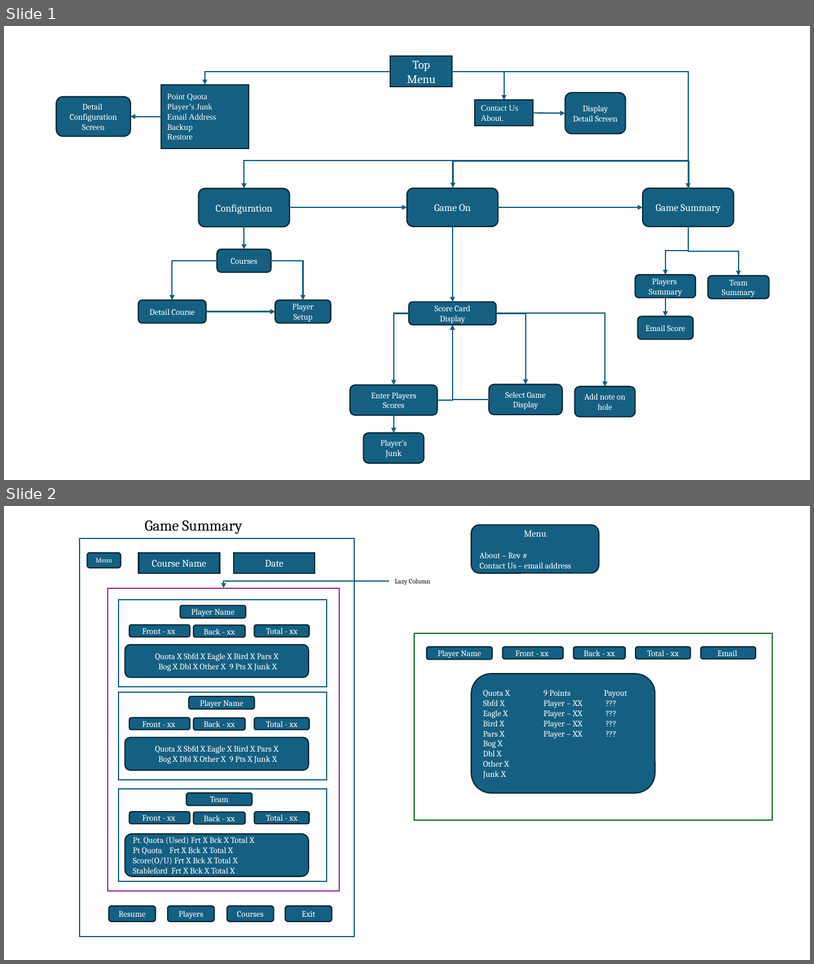
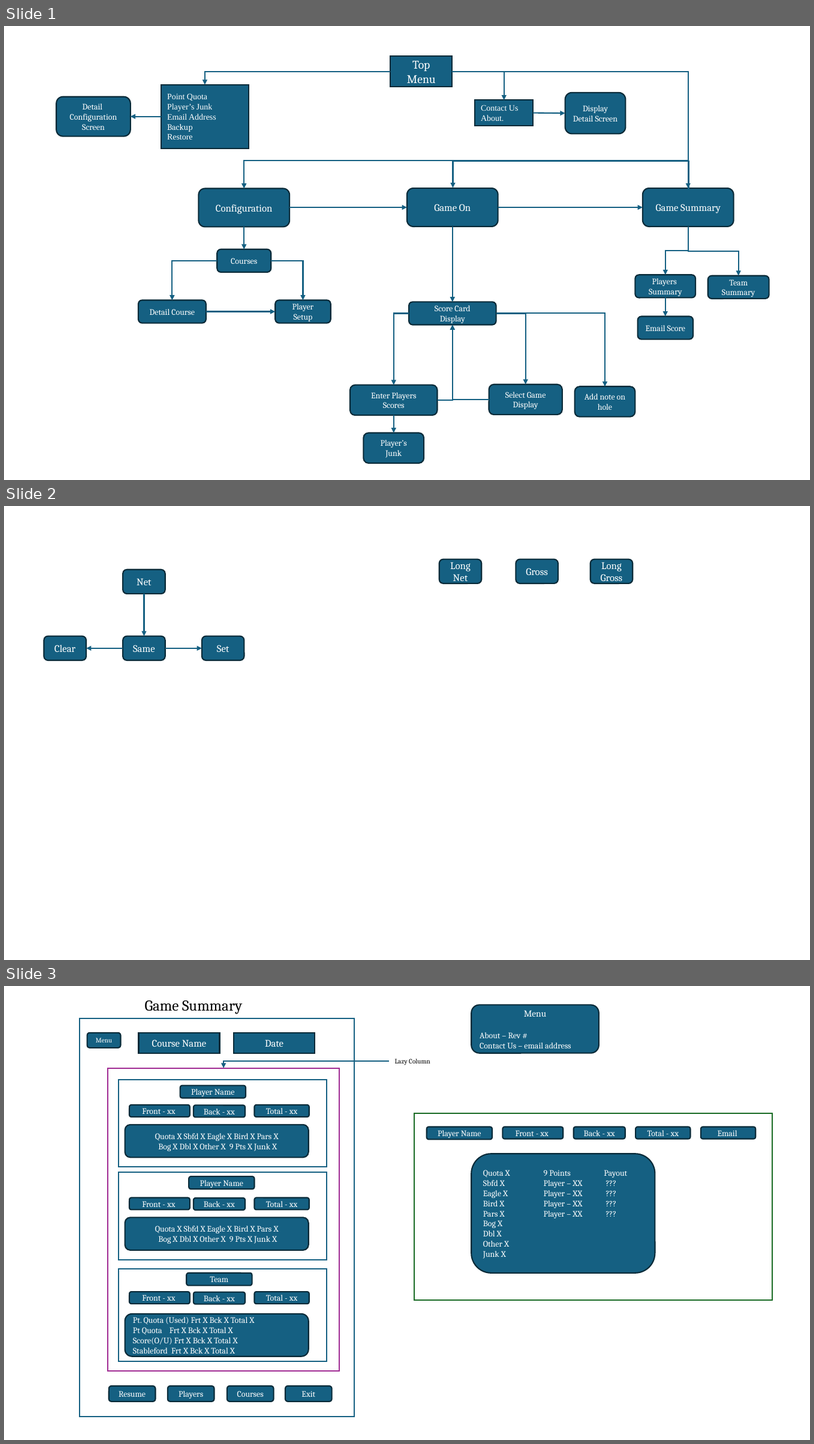
Before and after one commit to RugbyGuy01/TeamScoreRev4, a slide deck: Documentation/TeamScoreLayout.pptx. Shown one above the other, each under a label of ours: slides 1 and 2 before the commit, slides 1, 2 and 3 after it. The pictures are 814x964 and 814x1444 pixels, drawn with LibreOffice and Linux fonts; fonts in the diff are those of the drawing. Boxes give left, top, right and bottom in pixels: in the first picture for what was removed or moved away, otherwise in the second. Text is boxed around its words. In the diff, an @@ line names an element or a change of style, - is before the commit and + after.

```diff
--- a/Documentation/TeamScoreLayout.pptx
+++ b/Documentation/TeamScoreLayout.pptx
@@ slide 2 added at box(4, 506, 810, 960), background #FFFFFF @@
@@ rounded rectangle added at box(440, 559, 482, 583), fill #156082, outline #092A39 1.5 pt, 12 pt, text #FFFFFF @@
+Long Net
@@ rounded rectangle added at box(516, 559, 559, 583), fill #156082, outline #092A39 1.5 pt, 12 pt, text #FFFFFF @@
+Gross
@@ rounded rectangle added at box(591, 559, 633, 583), fill #156082, outline #092A39 1.5 pt, 12 pt, text #FFFFFF @@
+Long Gross
@@ rounded rectangle added at box(123, 570, 165, 594), fill #156082, outline #092A39 1.5 pt, 12 pt, text #FFFFFF @@
+Net
@@ arrow added from (144, 594) to (144, 636), #156082 1.5 pt @@
@@ rounded rectangle added at box(44, 636, 86, 660), fill #156082, outline #092A39 1.5 pt, 12 pt, text #FFFFFF @@
+Clear
@@ arrow added from (123, 648) to (86, 648), #156082 1.5 pt @@
@@ rounded rectangle added at box(123, 636, 165, 660), fill #156082, outline #092A39 1.5 pt, 12 pt, text #FFFFFF @@
+Same
@@ arrow added from (165, 648) to (202, 648), #156082 1.5 pt @@
@@ rounded rectangle added at box(202, 636, 244, 660), fill #156082, outline #092A39 1.5 pt, 12 pt, text #FFFFFF @@
+Set
@@ what was slide 2 is now slide 3 @@
```
Also in this commit, not shown: 12 other files.
